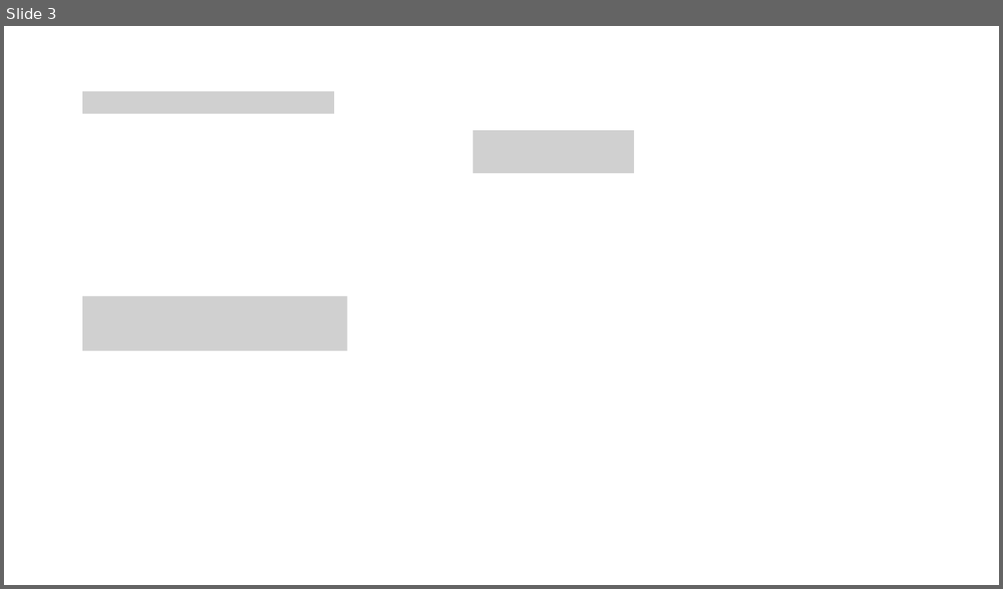
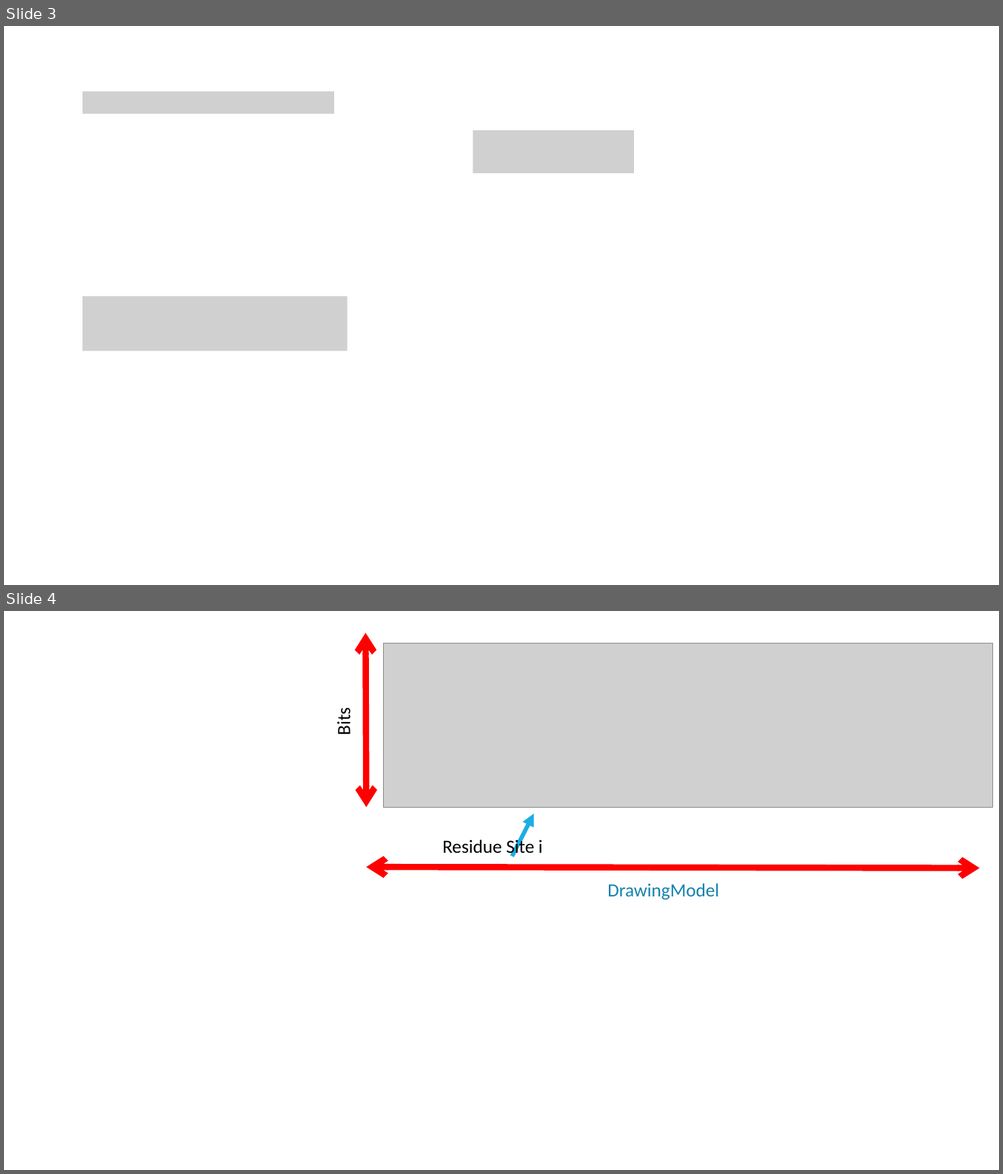
Before and after one commit to SMRUCC/Sequence-Patterns-Toolkit, a slide deck: SequencePatterns/SequenceLogo/Sequence logo.pptx. Shown one above the other, each under a label of ours: slide 3 before the commit, slides 3 and 4 after it. The pictures are 1003x589 and 1003x1174 pixels, drawn with LibreOffice and Linux fonts; fonts in the diff are those of the drawing; grey boxes stand for pictures. Boxes give left, top, right and bottom in pixels: in the first picture for what was removed or moved away, otherwise in the second. Text is boxed around its words. In the diff, an @@ line names an element or a change of style, - is before the commit and + after.

```diff
--- a/SequencePatterns/SequenceLogo/Sequence logo.pptx
+++ b/SequencePatterns/SequenceLogo/Sequence logo.pptx
@@ slide 4 added at (x1=4, y1=611, x2=999, y2=1170), background #FFFFFF @@
@@ group added at (x1=333, y1=632, x2=993, y2=900): 3 texts, 2 double arrows, 1 picture, 1 arrow @@
+Bits
+Residue Site i
+DrawingModel
```
Also in this commit, not shown: 1 other slide added, 3 other files.
